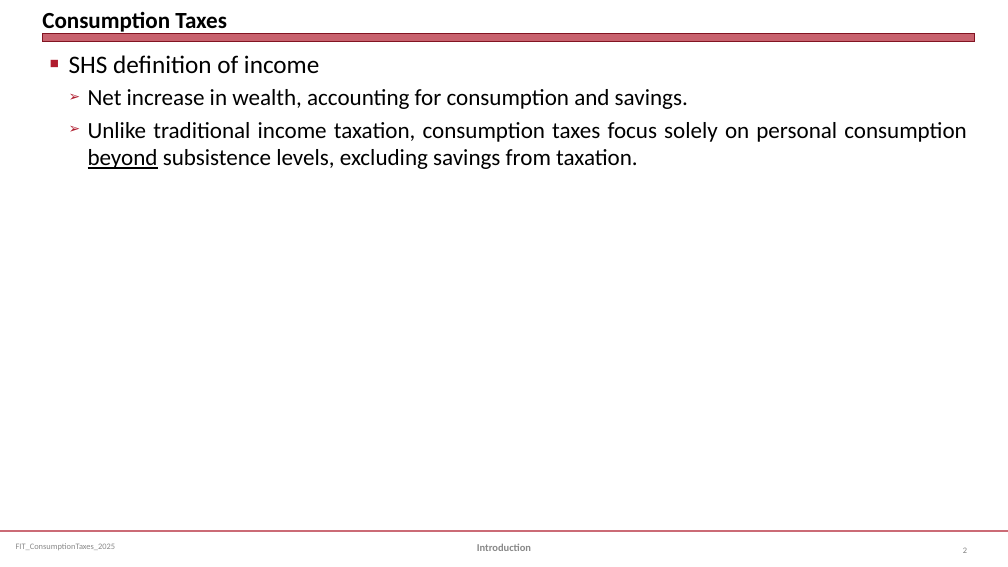
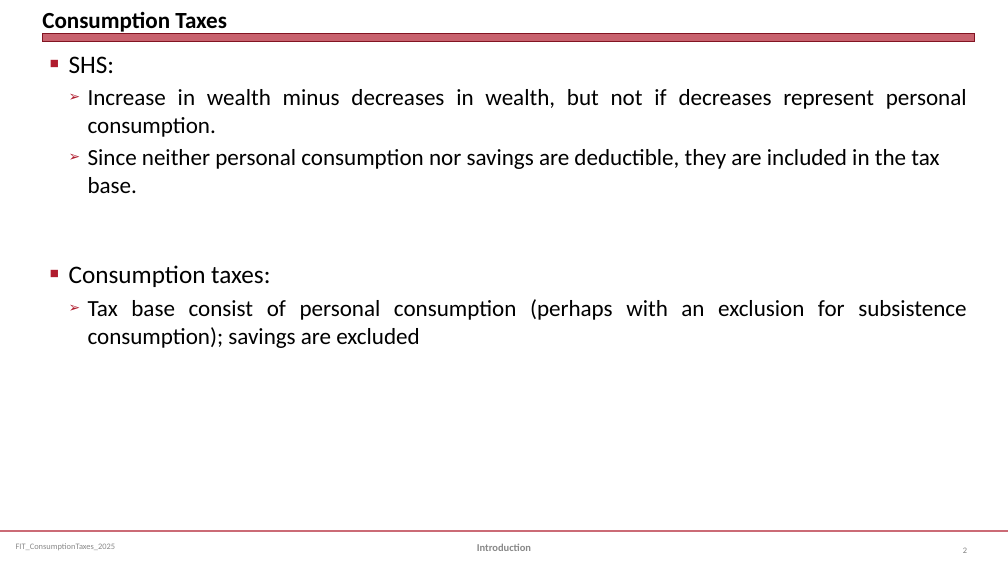
Before and after one commit to jmc877/Fed-Income-Tax, a slide deck: slide 2 of slides/FIT_ConsumptionTaxes_2025S.pptx. Drawn at 1008x567 pixels with LibreOffice and Linux fonts; fonts in the diff are those of the drawing. Boxes give left, top, right and bottom in pixels: in the first picture for what was removed or moved away, otherwise in the second. Text is boxed around its words. In the diff, an @@ line names an element or a change of style, - is before the commit and + after.

```diff
--- a/slides/FIT_ConsumptionTaxes_2025S.pptx
+++ b/slides/FIT_ConsumptionTaxes_2025S.pptx
@@ text at (69, 56, 967, 348): text changed @@
-■ SHS definition of income
-  ➢ Net increase in wealth, accounting for consumption and savings.
-  ➢ Unlike traditional income taxation, consumption taxes focus solely on personal consumption beyond subsistence levels, excluding savings from taxation.
+■ SHS:
+  ➢ Increase in wealth minus decreases in wealth, but not if decreases represent personal consumption.
+  ➢ Since neither personal consumption nor savings are deductible, they are included in the tax base.
+■ Consumption taxes:
+  ➢ Tax base consist of personal consumption (perhaps with an exclusion for subsistence consumption); savings are excluded
```
Also in this commit, not shown: 1 slide added, 1 other file.
